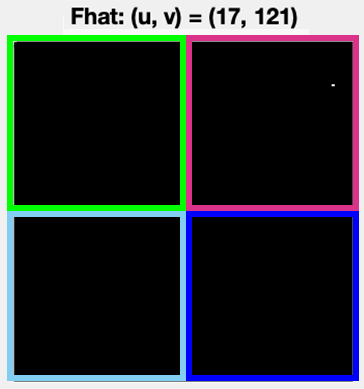
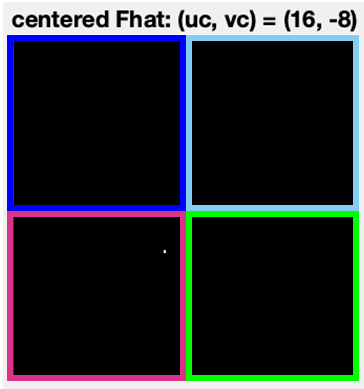
Layer changes from the first 364×389 image to the second:
hid "DARKBLUE" over [186, 211, 359, 381]
renamed "LIGHBLUE" to "LIGHTBLUE", hid it over [7, 211, 186, 381]
hid "PINK" over [186, 35, 359, 211]
hid "GREEN" over [7, 35, 186, 211]
added layer "NEW_GREEN" above "NEW_DARKBLUE" over [7, 35, 186, 211]
added layer "NEW_DARKBLUE" above "NEW_LIGHTBLUE" over [186, 211, 359, 381]
added layer "NEW_LIGHTBLUE" above "NEW_PINK" over [7, 211, 186, 381]
added layer "NEW_PINK" above "Layer 1" over [186, 35, 359, 211]
hid "Layer 1" over [64, 6, 310, 29]
hid "Screenshot 2018-11-08 at 15.54.46" over [0, 0, 364, 389]
showed "Screenshot 2018-11-08 at 15.54.50" over [7, 6, 359, 383]
